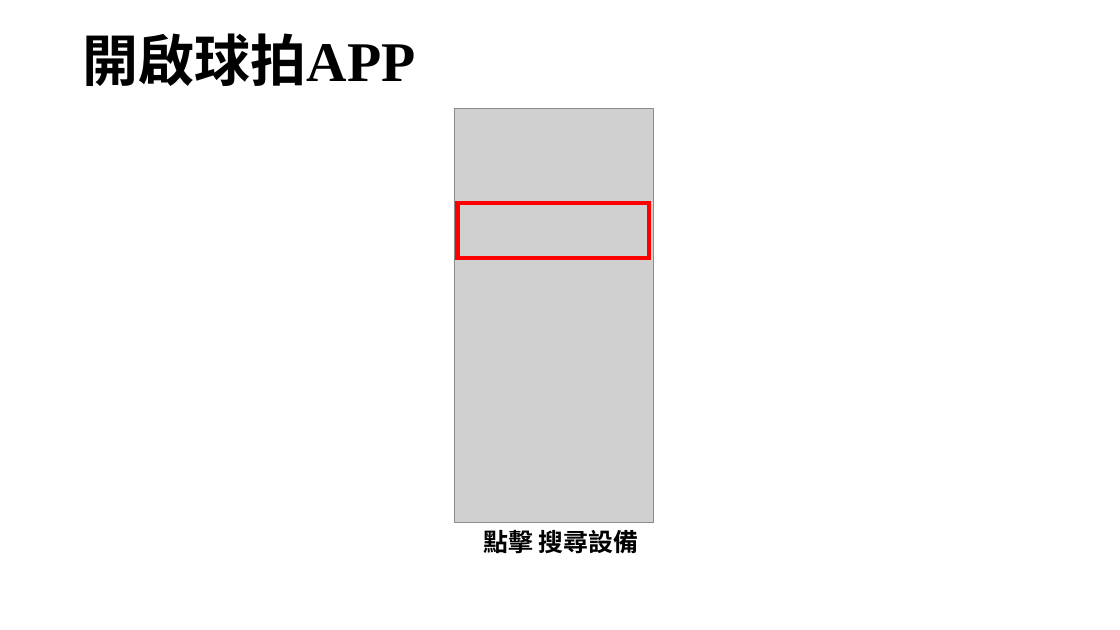
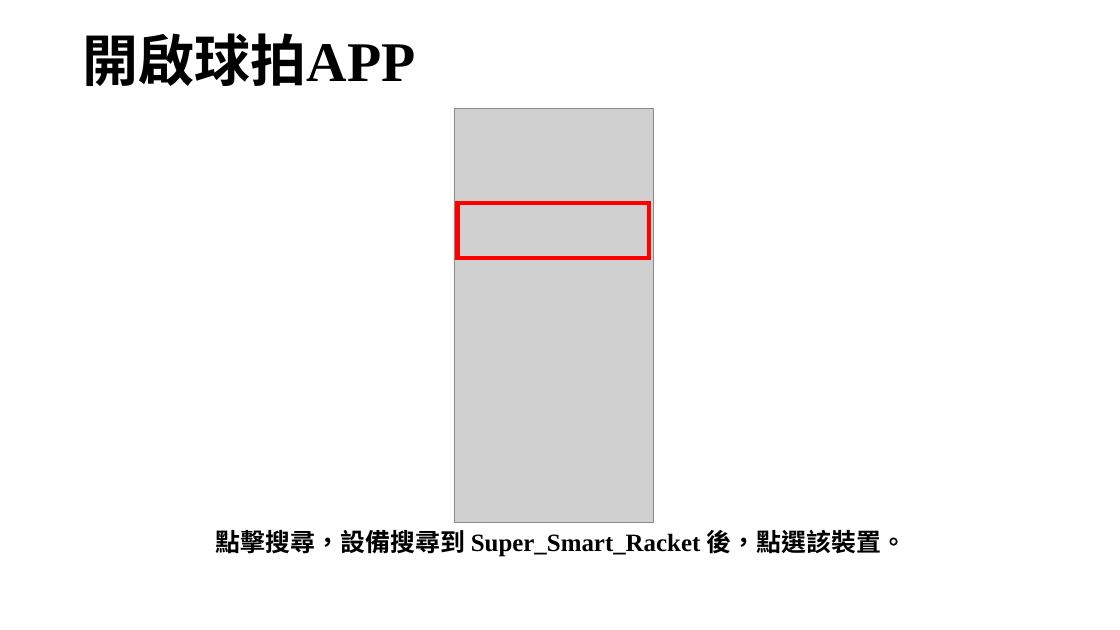
Before and after one commit to ASAS0326/ble_Super_Smart_Racket, a slide deck: slide 11 of Super_Smart_Racket使用手冊 .pptx. Drawn at 1120x630 pixels with LibreOffice and Linux fonts; fonts in the diff are those of the drawing; grey boxes stand for pictures; background and template pictures are left out. Boxes give left, top, right and bottom in pixels: in the first picture for what was removed or moved away, otherwise in the second. Text is boxed around its words. In the diff, an @@ line names an element or a change of style, - is before the commit and + after.

```diff
--- a/Super_Smart_Racket使用手冊 .pptx
+++ b/Super_Smart_Racket使用手冊 .pptx
@@ text at [216,530,906,557]: text changed @@
-點擊 搜尋設備
+點擊搜尋，設備搜尋到 Super_Smart_Racket 後，點選該裝置。
```
Also in this commit, not shown: 9 other slides changed, 1 other file.
